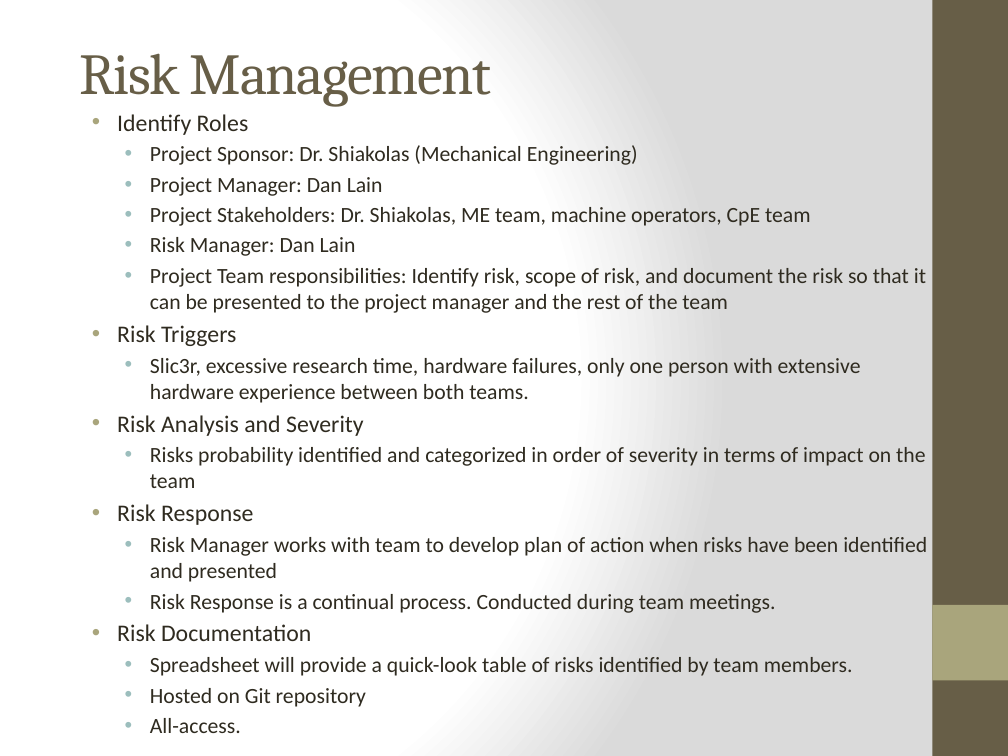
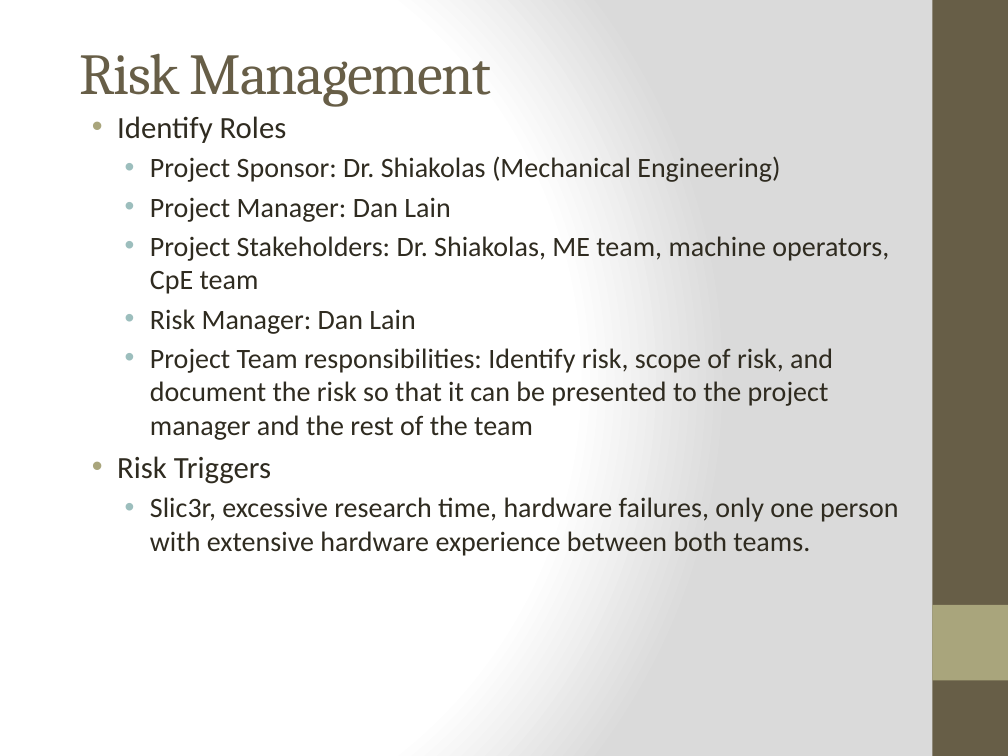
Before and after one commit to qpHalcy0n/SRDesign, a slide deck: slide 11 of Charter Presentation/Team Ink3d.pptx. Drawn at 1008x756 pixels with LibreOffice and Linux fonts; fonts in the diff are those of the drawing. Boxes give left, top, right and bottom in pixels: in the first picture for what was removed or moved away, otherwise in the second. Text is boxed around its words. In the diff, an @@ line names an element or a change of style, - is before the commit and + after.

Commit message:
* Hacked out intermediate machine references in Charter Pres. * Split up Risk slides in charter pres.

```diff
--- a/Charter Presentation/Team Ink3d.pptx
+++ b/Charter Presentation/Team Ink3d.pptx
@@ text "Identify Roles" at (117, 116, 898, 556): size 17.1 to 22 pt in "Identify Roles", "Risk Triggers"; size 15.5 to 20 pt @@
@@ text at (117, 415, 927, 676): paragraphs removed @@
-• Risk Analysis and Severity
-  • Risks probability identified and categorized in order of severity in terms of impact on the team
-• Risk Response
-  • Risk Manager works with team to develop plan of action when risks have been identified and presented
-  • Risk Response is a continual process. Conducted during team meetings.
-• Risk Documentation
-  • Spreadsheet will provide a quick-look table of risks identified by team members.
-  • Hosted on Git repository
-  • All-access.
```
Also in this commit, not shown: 1 other slide changed, 1 slide added.
